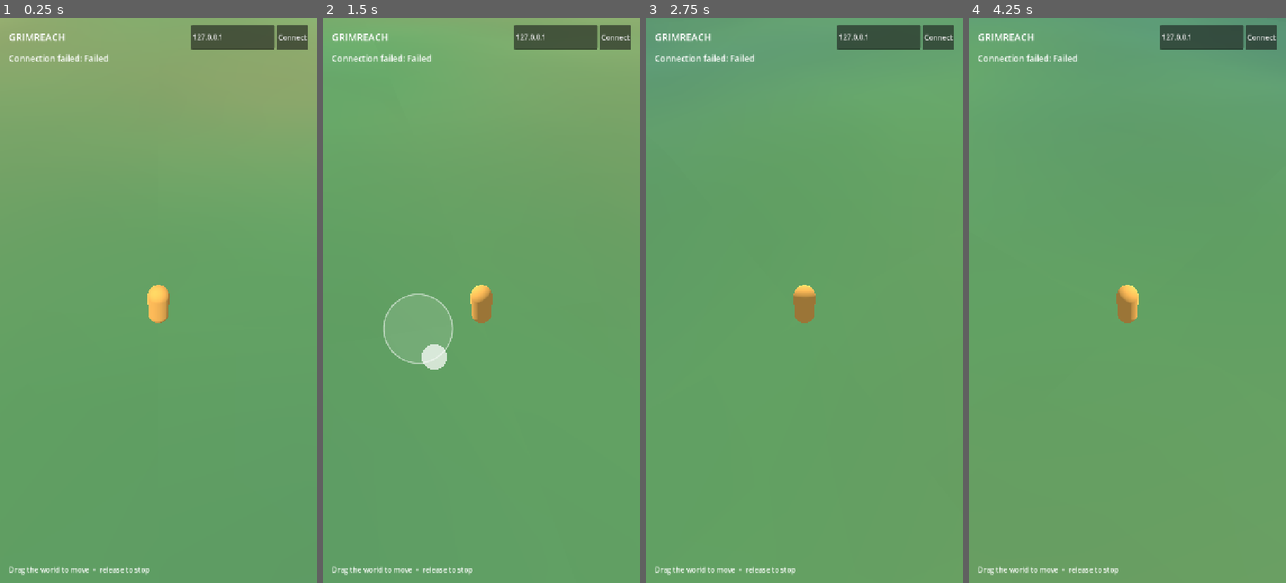
Above: before the commit, frames 1-4 (left to right).
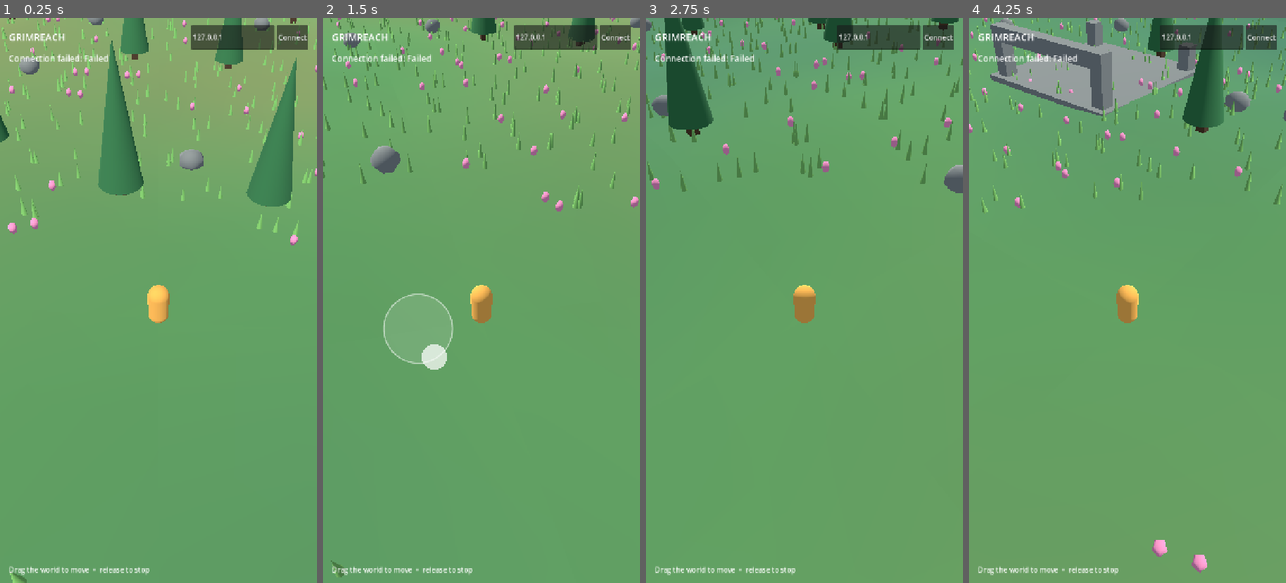
Above: after the commit, the same moments.

Repository: mozrin/grimreach
Game: Godot game, scene res://main.tscn
The game is run twice, just before and just after one commit, with the same random seed, the same clock (stepped at 60 frames per second) and the same inputs.
Inputs (mouse positions are in pixels of both pictures, inside the frame that each line leads up to):
- Up to frame 1 (0.25 s): no input
- Up to frame 2 (1.5 s): tap Enter at 0.5 s; move the mouse to (551, 272) at 0.52 s; hold D 0.53-1.25 s; hold Q 0.53-1.25 s; click (551, 272) at 0.67 s; drag from (418, 328) to (465, 413) at 1.27 s
- Up to frame 3 (2.75 s): move the mouse to (836, 176) at 2.02 s; hold D from 2.03 s (still down); hold Q from 2.03 s (still down)
- Up to frame 4 (4.25 s): release D at 2.75 s; release Q at 2.75 s; drag from (1111, 413) to (1032, 215) at 2.77 s; move the mouse to (1222, 385) at 3.52 s; hold A from 3.53 s (still down); hold Q from 3.53 s (still down)

The runs differ from the first frame. In frame 1, 7.5% of the frame differs, in the area x 0-100%, y 0-100%; in frame 2, 3.1%; in frame 3, 5.4%; in frame 4, 10%, in the area x 0-100%, y 0-99%.

Commit message:
feat(world): populate streamed regions with ruins and foliage

Diff:
--- a/client/world/terrain.gd
+++ b/client/world/terrain.gd
@@ -10,6 +10,11 @@
 var chunks := {}
 var center_chunk := Vector2i(2147483647, 2147483647)
 var terrain_material := StandardMaterial3D.new()
+var trunk_material := StandardMaterial3D.new()
+var leaf_material := StandardMaterial3D.new()
+var stone_material := StandardMaterial3D.new()
+var flower_material := StandardMaterial3D.new()
+var grass_material := StandardMaterial3D.new()
 
 
 func _ready() -> void:
@@ -21,6 +26,11 @@
 	climate.frequency = 0.0025
 	terrain_material.vertex_color_use_as_albedo = true
 	terrain_material.roughness = 1.0
+	trunk_material.albedo_color = Color(0.30, 0.22, 0.15)
+	leaf_material.albedo_color = Color(0.19, 0.43, 0.25)
+	stone_material.albedo_color = Color(0.48, 0.50, 0.48)
+	flower_material.albedo_color = Color(0.92, 0.54, 0.69)
+	grass_material.albedo_color = Color(0.45, 0.70, 0.35)
 	update_around(Vector3.ZERO)
 
 
@@ -44,7 +54,10 @@
 				chunks[key] = _create_chunk(key)
 
 
-func _create_chunk(key: Vector2i) -> MeshInstance3D:
+func _create_chunk(key: Vector2i) -> Node3D:
+	var root := Node3D.new()
+	root.name = "region_%d_%d" % [key.x, key.y]
+	add_child(root)
 	var surface := SurfaceTool.new()
 	surface.begin(Mesh.PRIMITIVE_TRIANGLES)
 	var step := float(CHUNK_SIZE) / GRID_STEPS
@@ -67,8 +80,117 @@
 	instance.name = "terrain_%d_%d" % [key.x, key.y]
 	instance.mesh = surface.commit()
 	instance.material_override = terrain_material
-	add_child(instance)
-	return instance
+	root.add_child(instance)
+	_populate_chunk(root, key)
+	return root
+
+
+func _populate_chunk(root: Node3D, key: Vector2i) -> void:
+	var trunks: Array[Transform3D] = []
+	var leaves: Array[Transform3D] = []
+	var stones: Array[Transform3D] = []
+	var flowers: Array[Transform3D] = []
+	var grass: Array[Transform3D] = []
+	for cell_z in range(12):
+		for cell_x in range(12):
+			var grid_x := key.x * 12 + cell_x
+			var grid_z := key.y * 12 + cell_z
+			var x := grid_x * 4.0 + 2.0
+			var z := grid_z * 4.0 + 2.0
+			if Vector2(x, z).length() < 7.0:
+				continue
+			var place := Vector3(x, height_at(x, z), z)
+			var moisture := climate.get_noise_2d(x, z)
+			var tree_limit := 15 if moisture > 0.1 else 7
+			var choice := _hash(grid_x, grid_z, 11) % 100
+			for tuft in range(3):
+				var shift_x := float(_hash(grid_x, grid_z, 70 + tuft) % 300) / 100.0 - 1.5
+				var shift_z := float(_hash(grid_x, grid_z, 80 + tuft) % 300) / 100.0 - 1.5
+				var tuft_x := x + shift_x
+				var tuft_z := z + shift_z
+				grass.append(Transform3D(Basis().scaled(Vector3(0.35, 0.65, 0.35)), Vector3(tuft_x, height_at(tuft_x, tuft_z) + 0.32, tuft_z)))
+			if choice < tree_limit:
+				trunks.append(Transform3D(Basis().scaled(Vector3(0.55, 3.0, 0.55)), place + Vector3(0, 1.5, 0)))
+				leaves.append(Transform3D(Basis().scaled(Vector3(2.4, 3.4, 2.4)), place + Vector3(0, 4.1, 0)))
+			elif choice < tree_limit + 7:
+				stones.append(Transform3D(Basis().scaled(Vector3(1.7, 1.2, 1.5)), place + Vector3(0, 0.5, 0)))
+			else:
+				for petal in range(2):
+					if _hash(grid_x, grid_z, petal + 29) % 3 == 0:
+						var offset := Vector3(petal * 0.9 - 0.45, 0, float(_hash(grid_x, grid_z, petal + 44) % 100) / 100.0)
+						flowers.append(Transform3D(Basis().scaled(Vector3(0.4, 0.6, 0.4)), place + offset + Vector3(0, 0.3, 0)))
+	_add_instances(root, _box_mesh(), trunk_material, trunks)
+	_add_instances(root, _cone_mesh(), leaf_material, leaves)
+	_add_instances(root, _rock_mesh(), stone_material, stones)
+	_add_instances(root, _flower_mesh(), flower_material, flowers)
+	_add_instances(root, _cone_mesh(), grass_material, grass)
+	if key == Vector2i.ZERO or (posmod(key.x, 7) == 0 and posmod(key.y, 7) == 0):
+		_add_ruin(root, key)
+
+
+func _hash(x: int, z: int, salt: int) -> int:
+	var value := (x * 73856093) ^ (z * 19349663) ^ (salt * 83492791) ^ WORLD_SEED
+	return abs(value)
+
+
+func _add_instances(root: Node3D, mesh: Mesh, material: Material, placements: Array[Transform3D]) -> void:
+	if placements.is_empty():
+		return
+	var multi := MultiMesh.new()
+	multi.transform_format = MultiMesh.TRANSFORM_3D
+	multi.mesh = mesh
+	multi.instance_count = placements.size()
+	for index in range(placements.size()):
+		multi.set_instance_transform(index, placements[index])
+	var visual := MultiMeshInstance3D.new()
+	visual.multimesh = multi
+	visual.material_override = material
+	root.add_child(visual)
+
+
+func _box_mesh() -> BoxMesh:
+	return BoxMesh.new()
+
+
+func _cone_mesh() -> CylinderMesh:
+	var mesh := CylinderMesh.new()
+	mesh.top_radius = 0.0
+	mesh.bottom_radius = 0.5
+	return mesh
+
+
+func _rock_mesh() -> SphereMesh:
+	var mesh := SphereMesh.new()
+	mesh.radial_segments = 6
+	mesh.rings = 4
+	return mesh
+
+
+func _flower_mesh() -> SphereMesh:
+	var mesh := SphereMesh.new()
+	mesh.radial_segments = 5
+	mesh.rings = 3
+	return mesh
+
+
+func _add_ruin(root: Node3D, key: Vector2i) -> void:
+	var origin := Vector3(key.x * CHUNK_SIZE + 19.0, 0, key.y * CHUNK_SIZE + 19.0)
+	for piece in [
+		[Vector3(-5, 1.6, -5), Vector3(1, 3.2, 1)],
+		[Vector3(5, 1.6, -5), Vector3(1, 3.2, 1)],
+		[Vector3(0, 3.3, -5), Vector3(11, 1, 1)],
+		[Vector3(-5, 1.0, 5), Vector3(1, 2, 1)],
+		[Vector3(5, 1.0, 5), Vector3(1, 2, 1)],
+		[Vector3(0, 0.2, 0), Vector3(12, 0.4, 12)],
+	]:
+		var block := MeshInstance3D.new()
+		var mesh := BoxMesh.new()
+		mesh.size = piece[1]
+		block.mesh = mesh
+		block.material_override = stone_material
+		var position: Vector3 = origin + piece[0]
+		block.position = Vector3(position.x, height_at(position.x, position.z) + piece[0].y, position.z)
+		root.add_child(block)
 
 
 func _add_vertex(surface: SurfaceTool, point: Vector3) -> void:
